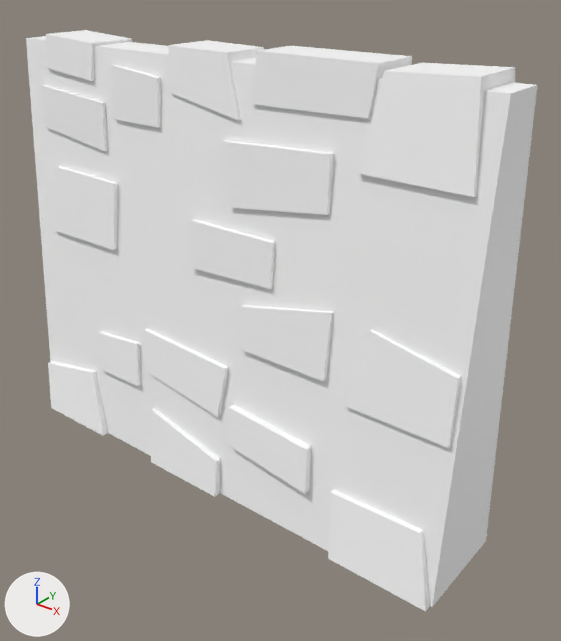
Two versions of the glTF model assets/synty/simple_fantasy/models/SF_Prop_Fence_Stone_02.glb, one commit apart.
Rendered twice from a 50 mm camera at (0.0447, -0.0494, 0.0487) aimed at (0.0042, 0.0012, 0.0173). Arrows for +X, +Y and +Z are at lower left; the lights stay in place.

Objects in the first picture: 'SF_Prop_Fence_Stone_02'.
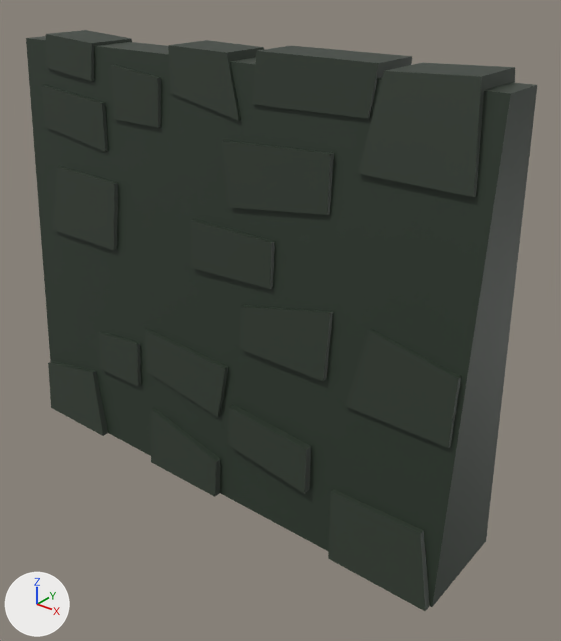
Location of each change, [x1, y1, x2, y2] in pixels of the pictures (561 x 641 px):
'SF_Prop_Fence_Stone_02', surface changed (white to black): [26, 30, 537, 611] in both

Diff of the bpy script that builds the scene:
```diff
--- a/assets/synty/simple_fantasy/models/SF_Prop_Fence_Stone_02.glb.py
+++ b/assets/synty/simple_fantasy/models/SF_Prop_Fence_Stone_02.glb.py
@@ img_undead_footman_01 @@
+img_undead_footman_01 = load_image('Undead_Footman_01', '_unpacked/Undead_Footman_01', 512, 512, 'sRGB')
@@ mat_lambert2 @@
 mat_lambert2 = principled_material('lambert2')
-mat_lambert2.base_color = (1.0, 1.0, 1.0)  # white #ffffff
+mat_lambert2.texture = img_undead_footman_01
 mat_lambert2.roughness = 0.553
```
